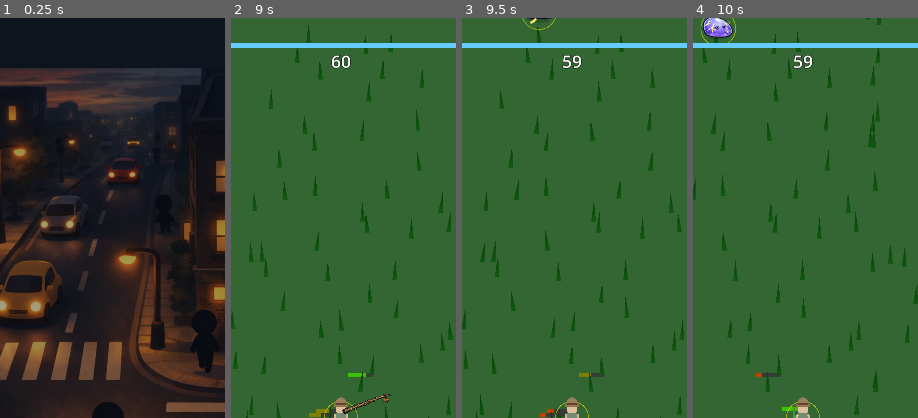
Above: before the commit, frames 1-4 (left to right).
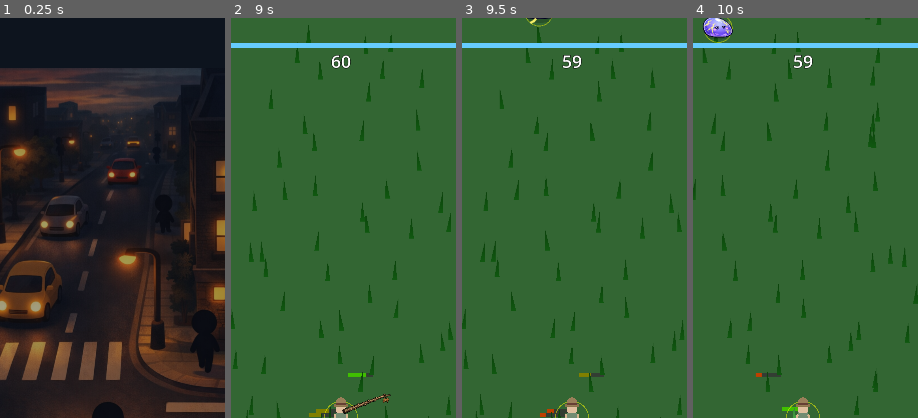
Above: after the commit, the same moments.

Repository: yellyB/game-kill_grass
Game: Godot game, scene res://scenes/ui/main_menu.tscn
Same seed, same stepped clock (60 frames per second), same inputs: the game is played once before the commit and once after it. Sound files missing from this copy of the repository are replaced by a short silence.
Inputs (mouse positions are % of the whole screen's width and height, from its top left):
- Up to frame 1 (0.25 s): no input
- Up to frame 2 (9 s): drag from (84, 5) to (60, 28) at 0.52 s; click (50, 50) at 1.25 s; drag from (80, 65) to (45, 70) at 2.02 s; move the mouse to (20, 35) at 2.77 s; hold A (move_left) 2.78-3.5 s; drag from (55, 50) to (20, 35) at 3.52 s; move the mouse to (35, 25) at 4.27 s; hold S (move_down) 4.28-5 s; click "건너뛰기" at 5 s; tap Enter at 5.75 s; drag from (72, 45) to (35, 25) at 5.77 s; click (50, 60) at 6.5 s; click "게임 입장" at 7.25 s; move the mouse to (30, 55) at 8.02 s; hold W (move_up) 8.03-8.75 s; click (30, 55) at 8.17 s; drag from (60, 28) to (30, 55) at 8.77 s
- Up to frame 3 (9.5 s): no input
- Up to frame 4 (10 s): move the mouse to (45, 70) at 9.52 s; hold D (move_right) from 9.53 s (still down)
The pictures show only the part of the screen within x 26-76%, y 0-50%; the shares and areas given below are measured in that part.

Frames 1-2 are identical in both runs. In frame 3, 0.1% of the frame differs, in the area x 26-42%, y 0-3%; in frame 4, 0.1%, in the area x 3-20%, y 0-7%.

Commit message:
Adjust monster penalties and hitbox sizes
- Slime penalty 5~10 → 1~2, hitbox -20%
- Boar penalty 80~150 → 50~120
- Knight penalty 100~200 → 80~150, hitbox -15%
- Add hit_radius_scale support for per-monster hitbox tuning

Co-Authored-By: Claude Opus 4.6 <noreply@anthropic.com>

Diff:
--- a/scripts/monster.gd
+++ b/scripts/monster.gd
@@ -41,6 +41,7 @@
 var penalty_max: int = 10
 var hit_radius: float = 15.0
 var sprite_scale: float = 0.24
+var hit_radius_scale: float = 1.0
 var sfx_hit: AudioStreamPlayer
 
 func setup(config: Dictionary) -> void:
@@ -53,6 +54,7 @@
   penalty_min = config.get("penalty_min", 5)
   penalty_max = config.get("penalty_max", 10)
   sprite_scale = config.get("sprite_scale", 0.24)
+  hit_radius_scale = config.get("hit_radius_scale", 1.0)
 
 func _ready() -> void:
   add_to_group("monsters")
@@ -70,7 +72,7 @@
   # Create unique collision shape per instance (base radius 42 at default scale 0.12)
   const BASE_HIT_RADIUS: float = 42.0
   var shape = CircleShape2D.new()
-  shape.radius = BASE_HIT_RADIUS * (sprite_scale / 0.24)
+  shape.radius = BASE_HIT_RADIUS * (sprite_scale / 0.24) * hit_radius_scale
   hit_shape.shape = shape
   hit_radius = shape.radius
   _pick_new_wander()
--- a/scripts/monster_spawner.gd
+++ b/scripts/monster_spawner.gd
@@ -21,9 +21,10 @@
 			{"item_id": "번개 먹은 배터리 껍질", "image_path": "res://resources/images/items/번개 먹은 배터리 껍질.png", "weight": 70},
 		],
 		"has_lightning": true,
-		"penalty_min": 5,
-		"penalty_max": 10,
+		"penalty_min": 1,
+		"penalty_max": 2,
 		"spawn_weight": 30,
+		"hit_radius_scale": 0.8,
 	},
 	{
 		"type": "boar",
@@ -37,8 +38,8 @@
 			{"item_id": "과성장 생체 응축체", "image_path": "res://resources/images/items/과성장 생체 응축체.png", "weight": 25},
 		],
 		"has_lightning": false,
-		"penalty_min": 80,
-		"penalty_max": 150,
+		"penalty_min": 50,
+		"penalty_max": 120,
 		"spawn_weight": 20,
 	},
 	{
@@ -52,9 +53,10 @@
 			{"item_id": "압축된 이세계 철편", "image_path": "res://resources/images/items/압축된 이세계 철편.png", "weight": 35},
 		],
 		"has_lightning": false,
-		"penalty_min": 100,
-		"penalty_max": 200,
+		"penalty_min": 80,
+		"penalty_max": 150,
 		"spawn_weight": 20,
+		"hit_radius_scale": 0.85,
 	},
 	{
 		"type": "mage",
